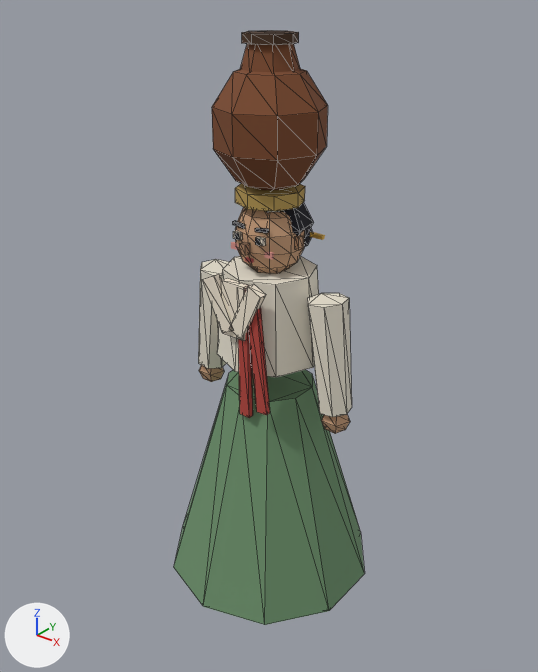
Two versions of the glTF model unity/Assets/Resources/Models/Npc/npc_N106.glb, one commit apart.
Before and after are seen from a 50 mm lens placed at (1.49, -1.87, 2.28), pointed at (-0.02, 0.02, 1.12). Lighting does not change. The marker at lower left points along +X, +Y and +Z. The first picture is the older version. Mesh edges are drawn as thin lines on the coarser meshes. Vertices at exactly the same position are counted once.

Names of what the first picture shows: 'npc_N106_part0', 'npc_N106_part1', 'npc_N106_part11', 'npc_N106_part12', 'npc_N106_part13', 'npc_N106_part2', 'npc_N106_part3', 'npc_N106_part4' and 5 more.
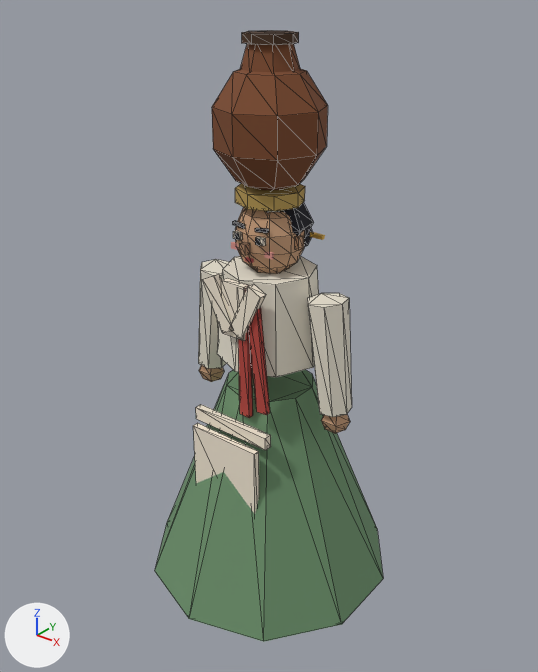
What differs and where, as boxes [x1, y1, x2, y2] in the pictures (538 x 672 px; the box of a moved part takes in the faces that stretch with it):
'npc_N106_part0', reshaped (19% wider, 7% taller): before [174, 370, 365, 625]; after [155, 370, 383, 642]
'npc_N106_part1', reshaped: before [202, 231, 266, 341]; after [193, 231, 271, 514]
part 1 of me_npc_n106_0, moved or reshaped: before [174, 375, 365, 625]; after [155, 374, 383, 642]
part 2 of me_npc_n106_1, added (pale yellow): after [193, 423, 259, 514]
part 3 of me_npc_n106_1, added (pale yellow): after [196, 404, 271, 450]

Patch to the scene script:
```diff
--- a/unity/Assets/Resources/Models/Npc/npc_N106.glb.py
+++ b/unity/Assets/Resources/Models/Npc/npc_N106.glb.py
@@ me_npc_n106_0 @@
 # used by ob_npc_n106_part0; location = (0.0, 0.0, 0.0)
-me_npc_n106_0.from_pydata(...)  # 20 vertices, 36 faces; spans x -0.379..0.379, y -0.399..0.399, z 0.152..0.95
+me_npc_n106_0.from_pydata(...)  # 20 vertices, 36 faces; spans x -0.452..0.452, y -0.475..0.475, z 0.152..0.95
+# me_npc_n106_0 part 1: all 10 vertices in x -0.379..0.379, y -0.399..0.399, z 0.152 are scaled about their middle by (1.19, 1.19, 1)
 me_npc_n106_0.materials.append(mat_m__6b8e6a)
@@ me_npc_n106_1 @@
 # used by ob_npc_n106_part1; location = (0.0, 0.0, 0.0)
-me_npc_n106_1.from_pydata(...)  # 56 vertices, 84 faces; spans x -0.15..0.15, y -0.2..0.04, z 0.0..1.53
+me_npc_n106_1.from_pydata(...)  # 72 vertices, 108 faces; spans x -0.16..0.16, y -0.26..0.04, z 0.0..1.53
+# me_npc_n106_1 part 2: a new loose piece, a box spanning x -0.142..0.142, y -0.264..-0.24, z 0.351..0.826, in mat_m_hanji (pale yellow #f3e8d4)
+# me_npc_n106_1 part 3: a new loose piece, a box spanning x -0.162..0.162, y -0.228..-0.2, z 0.831..0.879, in mat_m_hanji (pale yellow #f3e8d4)
 me_npc_n106_1.materials.append(mat_m_hanji)
```
